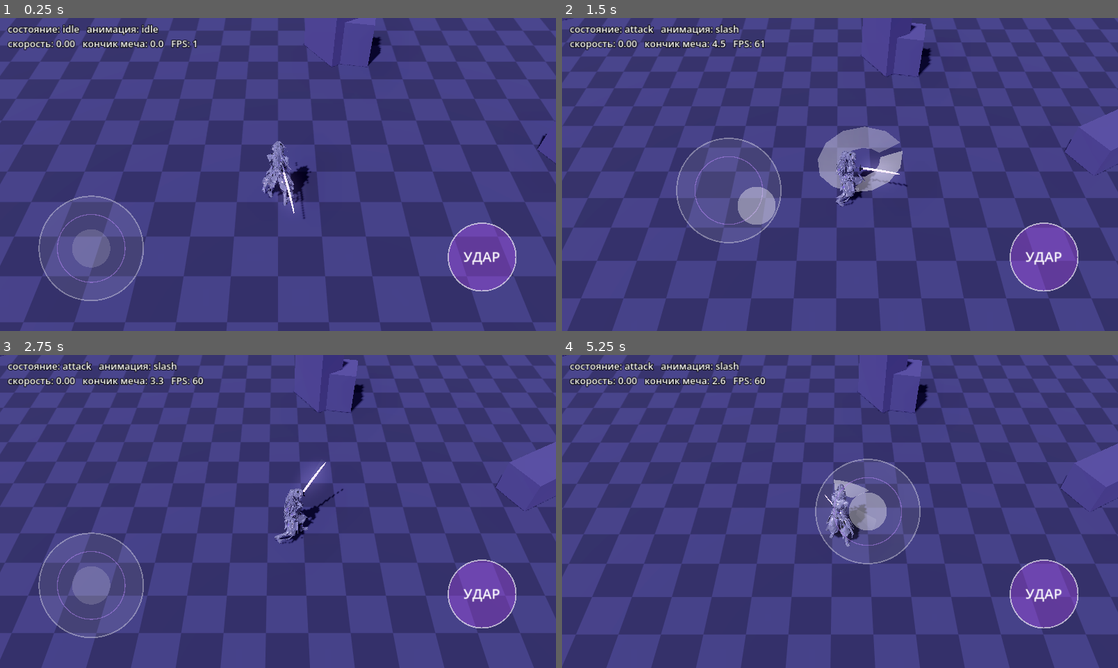
Above: before the commit, frames 1-4 (two rows, left to right).
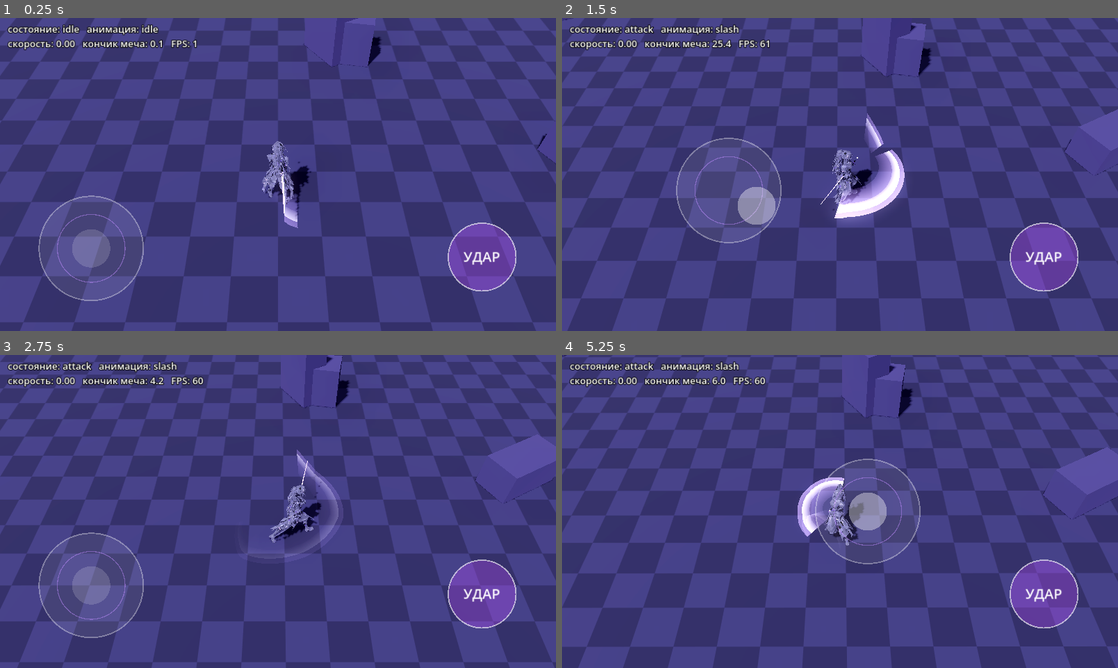
Above: after the commit, the same moments.

Repository: Masuku4129/Game
Game: Godot game, scene res://main.tscn
Two runs of this game, one before a commit and one after it. Both use one fixed random seed, a clock stepped at 60 frames per second and the inputs below.
Inputs (mouse positions are in pixels of both pictures, inside the frame that each line leads up to):
- Up to frame 1 (0.25 s): no input
- Up to frame 2 (1.5 s): tap Enter at 0.5 s; move the mouse to (962, 158) at 0.52 s; hold D 0.53-1.25 s; tap J at 0.6 s; click (962, 158) at 0.67 s; tap Space at 0.77 s; drag from (728, 190) to (812, 237) at 1.27 s
- Up to frame 3 (2.75 s): move the mouse to (333, 442) at 2.02 s; hold D from 2.03 s (still down); tap J at 2.1 s
- Up to frame 4 (5.25 s): release D at 2.75 s; drag from (812, 574) to (673, 464) at 2.77 s; move the mouse to (1006, 558) at 3.52 s; hold A 3.53-4.25 s; tap J at 3.6, 5.1 s; tap Space at 3.77 s; drag from (673, 464) to (756, 433) at 4.27 s; move the mouse to (867, 511) at 5.02 s; hold S from 5.03 s (still down); click (867, 511) at 5.17 s

The runs differ from the first frame. In frame 1, 0.4% of the frame differs, in the area x 28-56%, y 6-68%; in frame 2, 3.2%; in frame 3, 46%; in frame 4, 50%, in the area x 0-100%, y 0-100%.

Commit message:
kira: lively animations, 3-hit combo, wide additive slash trail
Co-Authored-By: Claude Sonnet 5.5 <noreply@anthropic.com>
Claude-Session: https://claude.ai/code/session_01XvKRdiRrWdLnET7y1AhQmW

Diff:
--- a/kira_3d_test/main.gd
+++ b/kira_3d_test/main.gd
@@ -28,6 +28,10 @@
 var state := "idle"
 var attack_time := 0.0
 var attack_len := 1.1
+var combo := 0               # номер удара в комбо: 0, 1, 2
+var combo_queued := false
+const COMBO_ROLES := ["slash", "slash2", "slash3"]
+const COMBO_WINDOW := 0.45   # доля анимации, после которой повторное нажатие ставит следующий удар в очередь
 var anim_of := {}            # роль -> имя анимации
 var problems: PackedStringArray = PackedStringArray()
 var sim_move := Vector2.ZERO # для самопроверки без экрана
@@ -150,15 +154,20 @@
 		for n in anim.get_animation_list():
 			var low := String(n).to_lower()
 			var a := anim.get_animation(n)
-			for role in ["idle", "walk", "run", "slash"]:
-				if low.contains(role):
-					anim_of[role] = n
-					a.loop_mode = Animation.LOOP_NONE if role == "slash" else Animation.LOOP_LINEAR
-		for role in ["idle", "walk", "run", "slash"]:
+			var role := ""
+			if low.contains("idle"): role = "idle"
+			elif low.contains("walk"): role = "walk"
+			elif low.contains("run"): role = "run"
+			elif low == "slash3": role = "slash3"
+			elif low == "slash2": role = "slash2"
+			elif low == "slash": role = "slash"
+			if role == "":
+				continue
+			anim_of[role] = n
+			a.loop_mode = Animation.LOOP_NONE if role.begins_with("slash") else Animation.LOOP_LINEAR
+		for role in ["idle", "walk", "run", "slash", "slash2", "slash3"]:
 			if not anim_of.has(role):
 				problems.append("НЕТ анимации " + role)
-		if anim_of.has("slash"):
-			attack_len = anim.get_animation(anim_of["slash"]).length
 	_attach_katana()
 
 
@@ -262,12 +271,18 @@
 		"run":
 			_play("run", BLEND)
 		"attack":
-			_play("slash", 0.08)
+			_play(COMBO_ROLES[combo], 0.07)
+			if anim_of.has(COMBO_ROLES[combo]):
+				attack_len = anim.get_animation(anim_of[COMBO_ROLES[combo]]).length
 
 
 func _on_attack() -> void:
 	if state == "attack":
-		return
+		if attack_time >= attack_len * COMBO_WINDOW and combo < COMBO_ROLES.size() - 1:
+			combo_queued = true
+		return
+	combo = 0
+	combo_queued = false
 	var v := _input_vector()
 	if v.length() > DEAD_ZONE:  # удар в сторону, куда направлен джойстик
 		player.rotation.y = atan2(v.x, v.y)
@@ -281,7 +296,18 @@
 	cur_speed = 0.0
 	if state == "attack":
 		attack_time += delta
-		if attack_time >= attack_len:
+		# в начале удара можно довернуть персонажа джойстиком
+		if mag > DEAD_ZONE and attack_time < attack_len * 0.25:
+			player.rotation.y = lerp_angle(player.rotation.y, atan2(v.x, v.y), 1.0 - exp(-10.0 * delta))
+		if attack_time >= attack_len * 0.92 and combo_queued:
+			combo += 1
+			combo_queued = false
+			attack_time = 0.0
+			if mag > DEAD_ZONE:
+				player.rotation.y = atan2(v.x, v.y)
+			_set_state("attack", true)
+		elif attack_time >= attack_len:
+			combo = 0
 			_set_state("idle", true)
 	elif mag > DEAD_ZONE:
 		var dir := Vector3(v.x, 0.0, v.y).normalized()
@@ -337,9 +363,15 @@
 	sim_move = Vector2.ZERO
 	await get_tree().create_timer(0.4).timeout
 	_on_attack()
-	await get_tree().create_timer(0.35).timeout
-	log.call("attack_mid")
-	await get_tree().create_timer(1.1).timeout
-	log.call("after_attack")
+	await get_tree().create_timer(0.45).timeout
+	log.call("attack1_mid")
+	_on_attack()
+	await get_tree().create_timer(0.95).timeout
+	log.call("attack2_expected")
+	_on_attack()
+	await get_tree().create_timer(0.8).timeout
+	log.call("attack3_expected")
+	await get_tree().create_timer(1.6).timeout
+	log.call("after_combo")
 	print("KIRA_TEST_DONE problems=", problems)
 	get_tree().quit(1 if problems.size() > 0 else 0)
--- a/kira_3d_test/slash_trail.gd
+++ b/kira_3d_test/slash_trail.gd
@@ -6,10 +6,12 @@
 @export var tip_node: Node3D                 # TrailTip из katana.glb
 @export var base_node: Node3D                # TrailBase из katana.glb
 @export var character_height := 2.0          # высота персонажа в единицах сцены (в модели 2.0)
-@export var speed_per_height := 11.0         # порог скорости кончика: единиц/с на 1 высоту персонажа
-@export var lifetime := 0.22                 # сколько секунд живёт хвост шлейфа
-@export var subdivisions := 6                # сглаживание дуги между кадрами
-@export var color := Color(1, 1, 1, 1)
+@export var speed_per_height := 7.0         # порог скорости кончика: единиц/с на 1 высоту персонажа
+@export var lifetime := 0.42                 # сколько секунд живёт хвост шлейфа
+@export var subdivisions := 8                # сглаживание дуги между кадрами
+@export var color := Color(0.78, 0.62, 1.0, 1.0)   # цвет внешнего свечения
+@export var core_color := Color(1, 1, 1, 1)          # белое ядро
+@export var overshoot := 0.22                        # насколько шлейф вылетает за кончик клинка
 
 var _mesh := ImmediateMesh.new()
 var _mi := MeshInstance3D.new()
@@ -29,6 +31,7 @@
 	var mat := StandardMaterial3D.new()
 	mat.shading_mode = BaseMaterial3D.SHADING_MODE_UNSHADED
 	mat.transparency = BaseMaterial3D.TRANSPARENCY_ALPHA
+	mat.blend_mode = BaseMaterial3D.BLEND_MODE_ADD
 	mat.cull_mode = BaseMaterial3D.CULL_DISABLED
 	mat.vertex_color_use_as_albedo = true
 	_mi.mesh = _mesh
@@ -43,9 +46,10 @@
 	return _tip_speed
 
 
-func _fade(age: float) -> Color:
+func _fade(age: float, col: Color) -> Color:
 	var f := clampf(1.0 - age / lifetime, 0.0, 1.0)
-	return Color(color.r, color.g, color.b, color.a * pow(f, 1.4))
+	# резкий яркий старт и длинный тающий хвост
+	return Color(col.r, col.g, col.b, col.a * pow(f, 1.6))
 
 
 func _process(delta: float) -> void:
@@ -66,6 +70,14 @@
 
 func _rebuild(now: float) -> void:
 	_mesh.clear_surfaces()
+	# внешняя полоса: от точки за кончиком до середины клинка; ядро: узкая полоса у кончика
+	var outer_tip := _tip_local + (_tip_local - _base_local) * overshoot
+	_add_layer(now, outer_tip, _base_local, color, 1.0)
+	var core_base := _base_local.lerp(_tip_local, 0.62)
+	_add_layer(now, _tip_local, core_base, core_color, 1.35)
+
+
+func _add_layer(now: float, p_out: Vector3, p_in: Vector3, col: Color, boost: float) -> void:
 	var verts := []
 	var cols := []
 	for i in range(1, _samples.size()):
@@ -80,24 +92,23 @@
 			var u1 := float(s + 1) / float(subdivisions)
 			var x0: Transform3D = xa.interpolate_with(xb, u0)
 			var x1: Transform3D = xa.interpolate_with(xb, u1)
-			var c0 := _fade(now - lerpf(float(a["t"]), float(b["t"]), u0))
-			var c1 := _fade(now - lerpf(float(a["t"]), float(b["t"]), u1))
-			var t0: Vector3 = x0 * _tip_local
-			var b0: Vector3 = x0 * _base_local
-			var t1: Vector3 = x1 * _tip_local
-			var b1: Vector3 = x1 * _base_local
-			verts.append(t0)
-			cols.append(c0)
-			verts.append(b0)
-			cols.append(c0)
-			verts.append(t1)
-			cols.append(c1)
-			verts.append(b0)
-			cols.append(c0)
-			verts.append(b1)
-			cols.append(c1)
-			verts.append(t1)
-			cols.append(c1)
+			var c0 := _fade(now - lerpf(float(a["t"]), float(b["t"]), u0), col)
+			var c1 := _fade(now - lerpf(float(a["t"]), float(b["t"]), u1), col)
+			c0.a *= boost
+			c1.a *= boost
+			# внутренний край гаснет раньше -> дуга сужается к хвосту
+			var c0i := Color(c0.r, c0.g, c0.b, c0.a * 0.15)
+			var c1i := Color(c1.r, c1.g, c1.b, c1.a * 0.15)
+			var t0: Vector3 = x0 * p_out
+			var b0: Vector3 = x0 * p_in
+			var t1: Vector3 = x1 * p_out
+			var b1: Vector3 = x1 * p_in
+			verts.append(t0); cols.append(c0)
+			verts.append(b0); cols.append(c0i)
+			verts.append(t1); cols.append(c1)
+			verts.append(b0); cols.append(c0i)
+			verts.append(b1); cols.append(c1i)
+			verts.append(t1); cols.append(c1)
 	if verts.is_empty():
 		return
 	_mesh.surface_begin(Mesh.PRIMITIVE_TRIANGLES)
Binary file changed: kira_3d_test/assets/kira_rigged.glb
